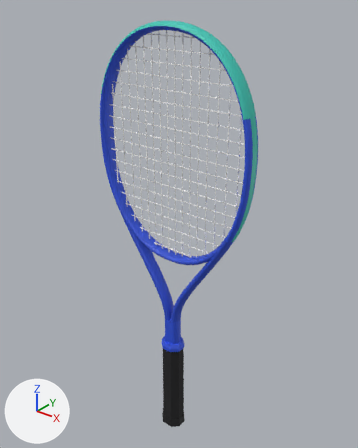
Two versions of the glTF model assets/realistic/wilson-ultra-team-v5-2025.glb, one commit apart.
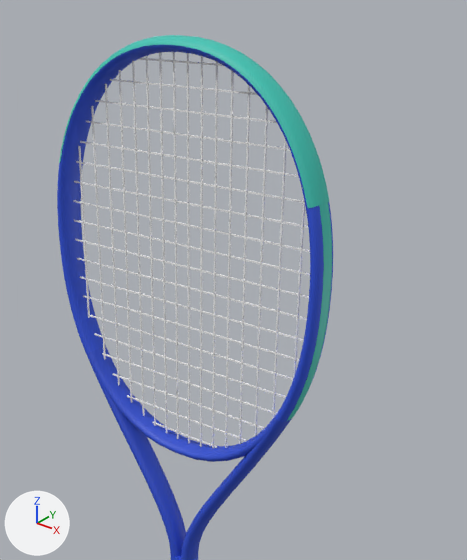
Each version is shown whole from a 50 mm lens placed at (0.428, -0.519, 0.728), pointed at (-0.007, 0.025, 0.391), then close up on the part from 19% to 94% of the width and 0% to 72% of the height. Arrows for +X, +Y and +Z are at lower left; the lights stay in place. The first two pictures are the older version. Where no turn or scale is listed for an object, it has been applied to the vertices.

In view in the first close-up: 'bumper', 'frame', 'grommets', 'strings_crosses', 'strings_mains'.
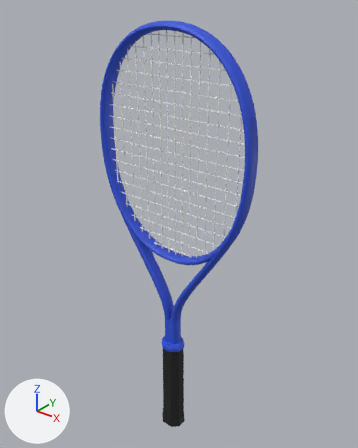
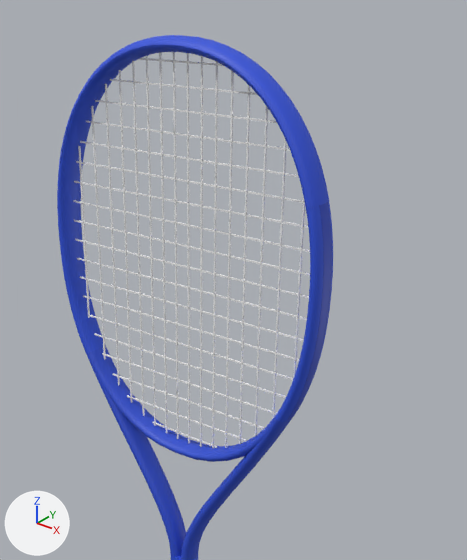
Boxes [x1, y1, x2, y2] around the edits, measured in the close-ups (467 x 560 px):
'bumper', recoloured: [59, 35, 329, 208] in both
'grommets', recoloured (cyan to blue): [287, 203, 332, 421] in both

Diff of the bpy script that builds the scene:
```diff
--- a/assets/realistic/wilson-ultra-team-v5-2025.glb.py
+++ b/assets/realistic/wilson-ultra-team-v5-2025.glb.py
@@ mat_mat_bumper @@
 mat_mat_bumper = principled_material('mat_bumper')
-mat_mat_bumper.base_color = (0.0452, 0.565, 0.468)  # cyan #3cc6b6
+mat_mat_bumper.base_color = (0.0284, 0.0844, 0.716)  # blue #2f52dc
 mat_mat_bumper.roughness = 0.55
@@ mat_mat_grommets @@
 mat_mat_grommets = principled_material('mat_grommets')
-mat_mat_grommets.base_color = (0.0452, 0.565, 0.468)  # cyan #3cc6b6
+mat_mat_grommets.base_color = (0.0232, 0.063, 0.552)  # blue #2a47c4
 mat_mat_grommets.roughness = 0.55
```
